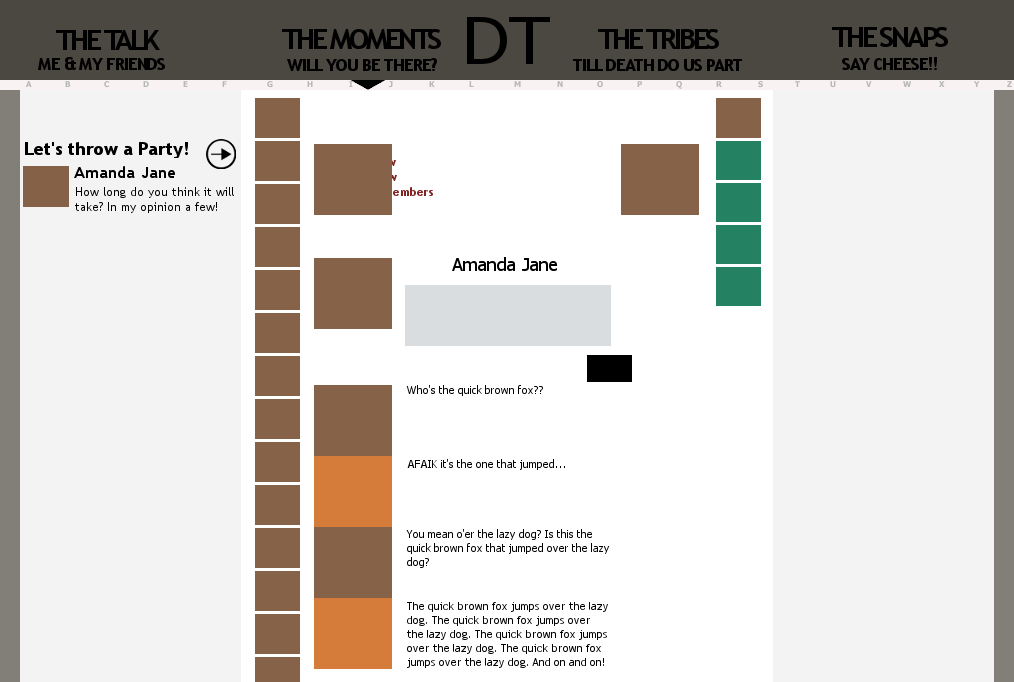
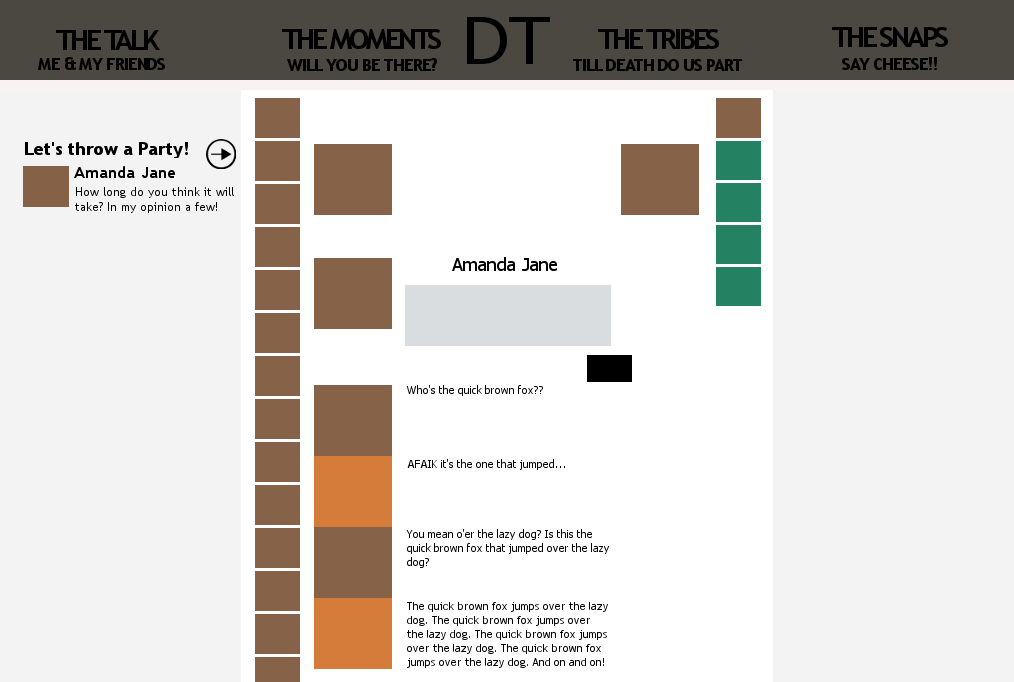
Layered file, before and after one edit (w=1014, h=682). Changes by layer:
hid "Side Navigations", moved it into group "FLIPPERS" over [0, 90, 1014, 682]
added group "HEADER" with 11 layers above "SELECTION" over [26, 80, 1012, 89]
renamed "A ..." to "Alphabet", hid it, moved it into group "HEADER" over [26, 81, 1012, 89]
added group "SELECTION" with 3 layers above "########## TABS ##########" over [26, 80, 1012, 90]
moved "Selection" into group "SELECTION" over [26, 80, 1012, 90]
moved "Selection copy" into group "SELECTION" over [26, 80, 1012, 90]
moved "Selection Moments" into group "SELECTION" over [26, 80, 1012, 90]
added group "MOMENTS" with 7 layers above "Down Town Flow" over [0, 80, 1014, 682]
moved "Moments SAR" into group "MOMENTS", painted on it over [392, 160, 433, 196]
added group "BACKDROPS" with 10 layers above "//Navigation 1" over [0, 80, 1014, 682]
added group "Main" with 5 layers in group "BACKDROPS" over [0, 80, 1014, 682]
moved "Skeleton" into group "Main" over [0, 80, 1014, 682]
